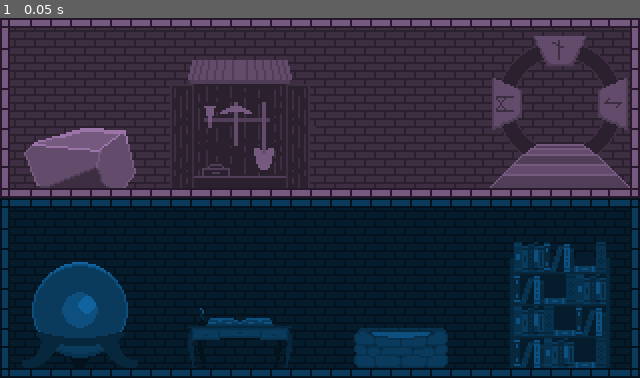
Above: before the commit, frame 1.
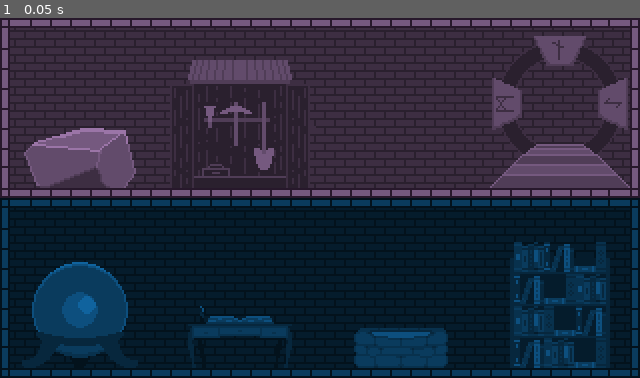
Above: after the commit, the same moment.

Repository: Rowan-Maynor/Incremental-Game
Game: Godot game, scene res://scenes/main/main.tscn
The game is run twice, just before and just after one commit, with the same random seed, the same clock (stepped at 60 frames per second) and the same inputs. Before the commit the project starts from res://game.tscn.
Inputs:
- Up to frame 1 (0.05 s): no input

The runs differ from the first frame. In frame 1, 0.3% of the frame differs, in the area x 30-45%, y 80-97%.

Commit message:
Change all elements to scenes

Diff:
--- a/incremental-game/project.godot
+++ b/incremental-game/project.godot
@@ -11,7 +11,7 @@
 [application]
 
 config/name="Incremental-Game"
-run/main_scene="res://game.tscn"
+run/main_scene="res://scenes/main/main.tscn"
 config/features=PackedStringArray("4.6", "Forward Plus")
 config/icon="res://icon.svg"
 
--- /dev/null
+++ b/incremental-game/scenes/floor_1/book_shelf.tscn
@@ -0,0 +1,8 @@
+[gd_scene format=3 uid="uid://bu738jw5tt6x8"]
+
+[ext_resource type="Texture2D" uid="uid://b20hdxije0gwu" path="res://assets/floor_1/book_shelf.png" id="1_0oj21"]
+
+[node name="BookShelf" type="Node2D" unique_id=619896228]
+
+[node name="Sprite2D" type="Sprite2D" parent="." unique_id=1653743997]
+texture = ExtResource("1_0oj21")
--- /dev/null
+++ b/incremental-game/scenes/floor_1/bricks_1.tscn
@@ -0,0 +1,46 @@
+[gd_scene format=3 uid="uid://baflty0qaltsy"]
+
+[ext_resource type="Texture2D" uid="uid://bs4g8661uwhb8" path="res://assets/floor_1/border_blue.png" id="1_kcm4y"]
+[ext_resource type="Texture2D" uid="uid://cc7wetqhr08qv" path="res://assets/floor_1/brick_pattern_blue.png" id="2_1he6y"]
+
+[node name="Bricks" type="Control" unique_id=1898532271]
+layout_mode = 3
+anchors_preset = 15
+anchor_right = 1.0
+anchor_bottom = 1.0
+grow_horizontal = 2
+grow_vertical = 2
+
+[node name="border" type="TextureRect" parent="." unique_id=1487447625]
+z_index = 1
+layout_mode = 0
+offset_right = 40.0
+offset_bottom = 40.0
+texture = ExtResource("1_kcm4y")
+
+[node name="bricks_1" type="TextureRect" parent="." unique_id=1605204514]
+layout_mode = 0
+offset_right = 40.0
+offset_bottom = 40.0
+texture = ExtResource("2_1he6y")
+
+[node name="bricks_2" type="TextureRect" parent="." unique_id=889690528]
+layout_mode = 0
+offset_left = 80.0
+offset_right = 160.0
+offset_bottom = 90.0
+texture = ExtResource("2_1he6y")
+
+[node name="bricks_3" type="TextureRect" parent="." unique_id=1068841325]
+layout_mode = 0
+offset_left = 160.0
+offset_right = 240.0
+offset_bottom = 90.0
+texture = ExtResource("2_1he6y")
+
+[node name="bricks_4" type="TextureRect" parent="." unique_id=22190818]
+layout_mode = 0
+offset_left = 240.0
+offset_right = 320.0
+offset_bottom = 90.0
+texture = ExtResource("2_1he6y")
--- /dev/null
+++ b/incremental-game/scenes/floor_1/mana_well.tscn
@@ -0,0 +1,8 @@
+[gd_scene format=3 uid="uid://cxlp0lcjueuok"]
+
+[ext_resource type="Texture2D" uid="uid://b7ku2se6f0iwg" path="res://assets/floor_1/mana_well.png" id="1_2a2ou"]
+
+[node name="ManaWell" type="Node2D" unique_id=1285765595]
+
+[node name="Sprite2D" type="Sprite2D" parent="." unique_id=1978906053]
+texture = ExtResource("1_2a2ou")
--- /dev/null
+++ b/incremental-game/scenes/floor_1/orb.tscn
@@ -0,0 +1,8 @@
+[gd_scene format=3 uid="uid://bw7tyjhuuhimh"]
+
+[ext_resource type="Texture2D" uid="uid://yarmrjq5muem" path="res://assets/floor_1/orb.png" id="1_1ti42"]
+
+[node name="Orb" type="Node2D" unique_id=1197367504]
+
+[node name="Sprite2D" type="Sprite2D" parent="." unique_id=350396730]
+texture = ExtResource("1_1ti42")
--- /dev/null
+++ b/incremental-game/scenes/floor_1/tome.tscn
@@ -0,0 +1,8 @@
+[gd_scene format=3 uid="uid://bkq7m86si2ckg"]
+
+[ext_resource type="Texture2D" uid="uid://w685ulsavk8q" path="res://assets/floor_1/tome.png" id="1_dt3ls"]
+
+[node name="Tome" type="Node2D" unique_id=192977574]
+
+[node name="Sprite2D" type="Sprite2D" parent="." unique_id=1716539495]
+texture = ExtResource("1_dt3ls")
--- /dev/null
+++ b/incremental-game/scenes/floor_2/bricks_2.tscn
@@ -0,0 +1,46 @@
+[gd_scene format=3 uid="uid://d0icarst6uahv"]
+
+[ext_resource type="Texture2D" uid="uid://b23lh8ljgg0wp" path="res://assets/floor_2/border_purple.png" id="1_lop72"]
+[ext_resource type="Texture2D" uid="uid://b0pgadmedgmii" path="res://assets/floor_2/brick_pattern_purple.png" id="2_3bg6c"]
+
+[node name="Bricks" type="Control" unique_id=1898532271]
+layout_mode = 3
+anchors_preset = 15
+anchor_right = 1.0
+anchor_bottom = 1.0
+grow_horizontal = 2
+grow_vertical = 2
+
+[node name="border" type="TextureRect" parent="." unique_id=1487447625]
+z_index = 1
+layout_mode = 0
+offset_right = 40.0
+offset_bottom = 40.0
+texture = ExtResource("1_lop72")
+
+[node name="bricks_1" type="TextureRect" parent="." unique_id=1605204514]
+layout_mode = 0
+offset_right = 40.0
+offset_bottom = 40.0
+texture = ExtResource("2_3bg6c")
+
+[node name="bricks_2" type="TextureRect" parent="." unique_id=889690528]
+layout_mode = 0
+offset_left = 80.0
+offset_right = 160.0
+offset_bottom = 90.0
+texture = ExtResource("2_3bg6c")
+
+[node name="bricks_3" type="TextureRect" parent="." unique_id=1068841325]
+layout_mode = 0
+offset_left = 160.0
+offset_right = 240.0
+offset_bottom = 90.0
+texture = ExtResource("2_3bg6c")
+
+[node name="bricks_4" type="TextureRect" parent="." unique_id=22190818]
+layout_mode = 0
+offset_left = 240.0
+offset_right = 320.0
+offset_bottom = 90.0
+texture = ExtResource("2_3bg6c")
--- /dev/null
+++ b/incremental-game/scenes/floor_2/portal.tscn
@@ -0,0 +1,8 @@
+[gd_scene format=3 uid="uid://cqvr58jmdlvo7"]
+
+[ext_resource type="Texture2D" uid="uid://bxu8bdj4h1ggx" path="res://assets/floor_2/portal.png" id="1_5xv17"]
+
+[node name="Portal" type="Node2D" unique_id=567649020]
+
+[node name="Sprite2D" type="Sprite2D" parent="." unique_id=258331130]
+texture = ExtResource("1_5xv17")
--- /dev/null
+++ b/incremental-game/scenes/floor_2/stone.tscn
@@ -0,0 +1,8 @@
+[gd_scene format=3 uid="uid://d24qsww5vkin8"]
+
+[ext_resource type="Texture2D" uid="uid://cbnwr2f0iue2m" path="res://assets/floor_2/stone.png" id="1_n0c2g"]
+
+[node name="Stone" type="Node2D" unique_id=2141574942]
+
+[node name="Sprite2D" type="Sprite2D" parent="." unique_id=1378020019]
+texture = ExtResource("1_n0c2g")
--- /dev/null
+++ b/incremental-game/scenes/floor_2/tool_shed.tscn
@@ -0,0 +1,8 @@
+[gd_scene format=3 uid="uid://by5ykh6bgsi0k"]
+
+[ext_resource type="Texture2D" uid="uid://cmipkij56bhke" path="res://assets/floor_2/tool_shed.png" id="1_tc0rk"]
+
+[node name="ToolShed" type="Node2D" unique_id=1804578945]
+
+[node name="Sprite2D" type="Sprite2D" parent="." unique_id=525906812]
+texture = ExtResource("1_tc0rk")
--- a/incremental-game/game.tscn
+++ b/incremental-game/scenes/main/main.tscn
@@ -1,18 +1,19 @@
 [gd_scene format=3 uid="uid://v0uwhrnvy160"]
 
-[ext_resource type="Texture2D" uid="uid://bs4g8661uwhb8" path="res://assets/floor_1/border_blue.png" id="1_fc0e3"]
-[ext_resource type="Texture2D" uid="uid://cc7wetqhr08qv" path="res://assets/floor_1/brick_pattern_blue.png" id="2_7jktm"]
-[ext_resource type="Texture2D" uid="uid://yarmrjq5muem" path="res://assets/floor_1/orb.png" id="3_7jktm"]
-[ext_resource type="Texture2D" uid="uid://b23lh8ljgg0wp" path="res://assets/floor_2/border_purple.png" id="3_fc0e3"]
-[ext_resource type="Texture2D" uid="uid://b0pgadmedgmii" path="res://assets/floor_2/brick_pattern_purple.png" id="4_fc0e3"]
-[ext_resource type="Texture2D" uid="uid://b7ku2se6f0iwg" path="res://assets/floor_1/mana_well.png" id="4_ryrav"]
-[ext_resource type="Texture2D" uid="uid://w685ulsavk8q" path="res://assets/floor_1/tome.png" id="5_eow3j"]
-[ext_resource type="Texture2D" uid="uid://b20hdxije0gwu" path="res://assets/floor_1/book_shelf.png" id="6_j5wjh"]
-[ext_resource type="Texture2D" uid="uid://cbnwr2f0iue2m" path="res://assets/floor_2/stone.png" id="9_hve3p"]
-[ext_resource type="Texture2D" uid="uid://cmipkij56bhke" path="res://assets/floor_2/tool_shed.png" id="10_iotsf"]
-[ext_resource type="Texture2D" uid="uid://bxu8bdj4h1ggx" path="res://assets/floor_2/portal.png" id="10_mfdv2"]
+[ext_resource type="Texture2D" uid="uid://bs4g8661uwhb8" path="res://assets/floor_1/border_blue.png" id="1_ouso4"]
+[ext_resource type="Texture2D" uid="uid://cc7wetqhr08qv" path="res://assets/floor_1/brick_pattern_blue.png" id="2_blune"]
+[ext_resource type="Texture2D" uid="uid://yarmrjq5muem" path="res://assets/floor_1/orb.png" id="3_th5th"]
+[ext_resource type="Texture2D" uid="uid://b7ku2se6f0iwg" path="res://assets/floor_1/mana_well.png" id="4_7smn1"]
+[ext_resource type="Texture2D" uid="uid://w685ulsavk8q" path="res://assets/floor_1/tome.png" id="5_raeie"]
+[ext_resource type="Texture2D" uid="uid://b20hdxije0gwu" path="res://assets/floor_1/book_shelf.png" id="6_hxu8e"]
+[ext_resource type="PackedScene" uid="uid://bw7tyjhuuhimh" path="res://scenes/floor_1/orb.tscn" id="7_blune"]
+[ext_resource type="Texture2D" uid="uid://b23lh8ljgg0wp" path="res://assets/floor_2/border_purple.png" id="7_nvumn"]
+[ext_resource type="Texture2D" uid="uid://b0pgadmedgmii" path="res://assets/floor_2/brick_pattern_purple.png" id="8_ou6is"]
+[ext_resource type="Texture2D" uid="uid://cbnwr2f0iue2m" path="res://assets/floor_2/stone.png" id="9_necax"]
+[ext_resource type="Texture2D" uid="uid://cmipkij56bhke" path="res://assets/floor_2/tool_shed.png" id="10_r4lks"]
+[ext_resource type="Texture2D" uid="uid://bxu8bdj4h1ggx" path="res://assets/floor_2/portal.png" id="11_pg34l"]
 
-[node name="Game" type="Node2D" unique_id=2053109548]
+[node name="main" type="Node2D" unique_id=2053109548]
 
 [node name="SubViewportContainer" type="SubViewportContainer" parent="." unique_id=1835603589]
 offset_right = 40.0
@@ -20,9 +21,11 @@
 scale = Vector2(2, 2)
 
 [node name="SubViewport" type="SubViewport" parent="SubViewportContainer" unique_id=1745401975]
+handle_input_locally = false
 snap_2d_vertices_to_pixel = true
 canvas_item_default_texture_filter = 0
 size = Vector2i(320, 180)
+render_target_update_mode = 4
 
 [node name="floor_1" type="Control" parent="SubViewportContainer/SubViewport" unique_id=471118978]
 layout_mode = 3
@@ -67,25 +70,27 @@
 offset_top = 90.0
 offset_right = 320.0
 offset_bottom = 180.0
-texture = ExtResource("2_7jktm")
+texture = ExtResource("2_blune")
 
 [node name="orb" type="Sprite2D" parent="SubViewportContainer/SubViewport/floor_1" unique_id=1228445746]
 z_index = 1
 position = Vector2(40, 135)
-texture = ExtResource("3_7jktm")
+texture = ExtResource("3_th5th")
 
 [node name="mana_well" type="Sprite2D" parent="SubViewportContainer/SubViewport/floor_1" unique_id=600959075]
 z_index = 1
 position = Vector2(200, 165)
-texture = ExtResource("4_ryrav")
+texture = ExtResource("4_7smn1")
 
 [node name="tome" type="Sprite2D" parent="SubViewportContainer/SubViewport/floor_1" unique_id=1569770888]
-position = Vector2(120, 160)
-texture = ExtResource("5_eow3j")
+position = Vector2(120, 159)
+texture = ExtResource("5_raeie")
 
 [node name="book_shelf" type="Sprite2D" parent="SubViewportContainer/SubViewport/floor_1" unique_id=931830577]
 position = Vector2(280, 130)
-texture = ExtResource("6_j5wjh")
+texture = ExtResource("6_hxu8e")
+
+[node name="Orb" parent="SubViewportContainer/SubViewport/floor_1" unique_id=1197367504 instance=ExtResource("7_blune")]
 
 [node name="floor_2" type="Control" parent="SubViewportContainer/SubViewport" unique_id=1436673272]
 layout_mode = 3
Not shown: 4 places in incremental-game/scenes/main/main.tscn that only renumber resources
